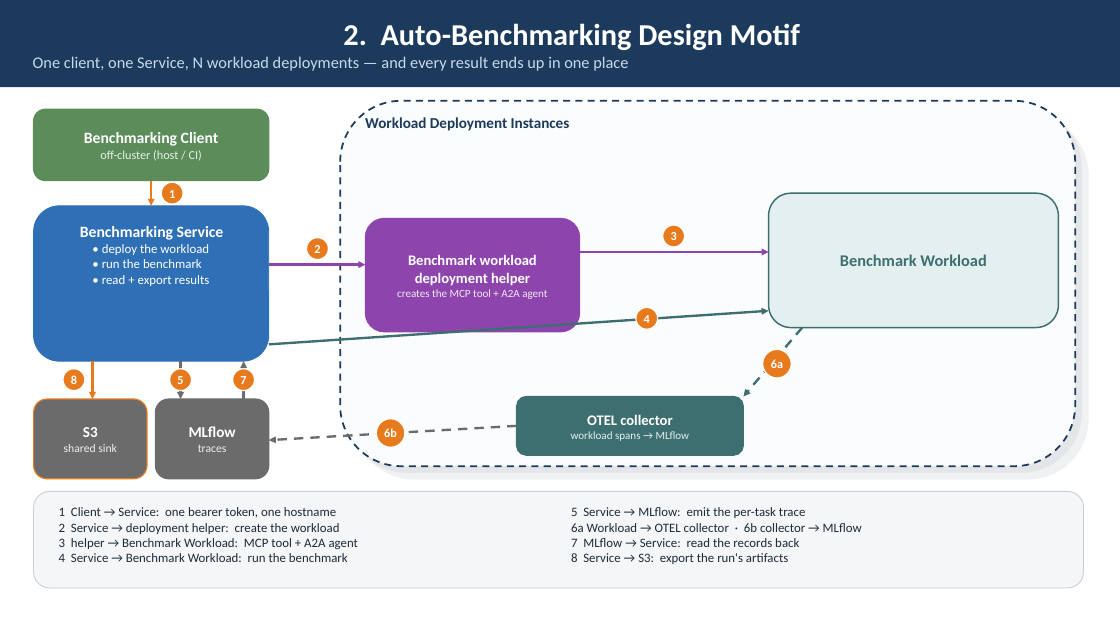
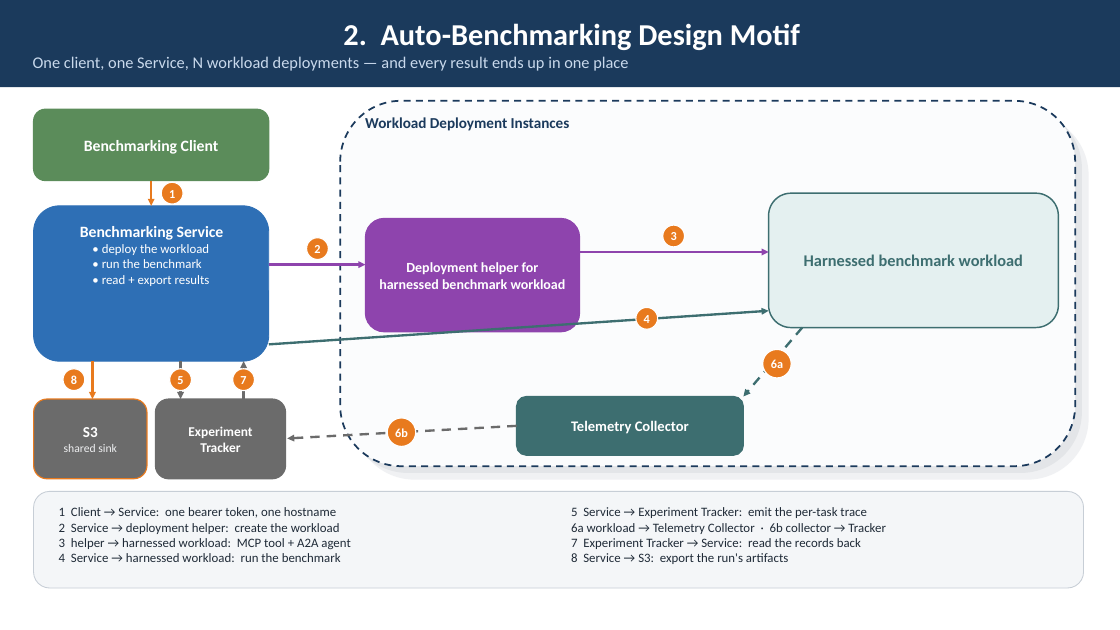
Before and after one commit to webchang/benchmarking, a slide deck: slide 4 of docs/BenchmarkingService.pptx. Drawn at 1120x630 pixels with LibreOffice and Linux fonts; fonts in the diff are those of the drawing. Boxes give left, top, right and bottom in pixels: in the first picture for what was removed or moved away, otherwise in the second. Text is boxed around its words. In the diff, an @@ line names an element or a change of style, - is before the commit and + after.

```diff
--- a/docs/BenchmarkingService.pptx
+++ b/docs/BenchmarkingService.pptx
@@ text in rounded rectangle at (100,150,202,161): paragraph removed @@
-off-cluster (host / CI)
@@ text in rounded rectangle at (379,262,566,289): text changed; size 12.5 to 12 pt @@
-Benchmark workload deployment helper
-creates the MCP tool + A2A agent
+Deployment helper for harnessed benchmark workload
@@ text in rounded rectangle at (804,254,1023,266): text changed @@
-Benchmark Workload
+Harnessed benchmark workload
@@ rounded rectangle "Experiment Tracker": place and size @@
-rounded rectangle "Experiment Tracker" at (155,399,269,479)
+rounded rectangle "Experiment Tracker" at (155,399,286,479)
@@ ellipse "6b": place and size @@
-ellipse "6b" at (376,419,405,448)
+ellipse "6b" at (387,418,416,446)
@@ text in rounded rectangle at (188,426,252,452): text changed; size 13 to 11.5 pt @@
-MLflow
-traces
+Experiment Tracker
@@ arrow moved from (517, 426) - (269, 440) to (517, 426) - (287, 439) @@
@@ text in rounded rectangle at (571,420,689,434): text changed; size 9.5 to 12.5 pt; text colour #E4F0F0 to #FFFFFF; bold on @@
-OTEL collector
-workload spans → MLflow
+Telemetry Collector
@@ text at (571,507,886,549): text changed @@
-5 Service → MLflow: emit the per-task trace
-6a Workload → OTEL collector · 6b collector → MLflow
-7 MLflow → Service: read the records back
+5 Service → Experiment Tracker: emit the per-task trace
+6a workload → Telemetry Collector · 6b collector → Tracker
+7 Experiment Tracker → Service: read the records back
@@ text at (59,538,350,562): text changed @@
-3 helper → Benchmark Workload: MCP tool + A2A agent
-4 Service → Benchmark Workload: run the benchmark
+3 helper → harnessed workload: MCP tool + A2A agent
+4 Service → harnessed workload: run the benchmark
```
Also in this commit, not shown: 2 other files.
